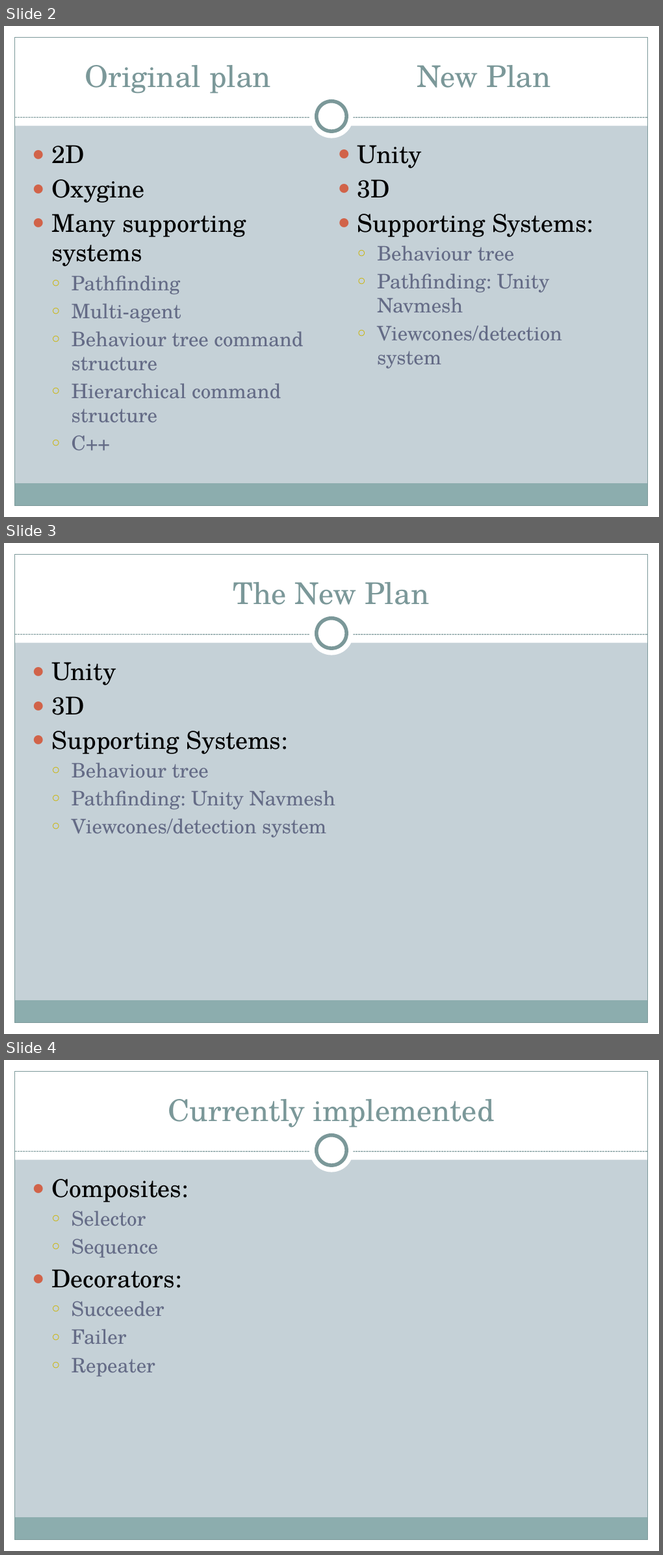
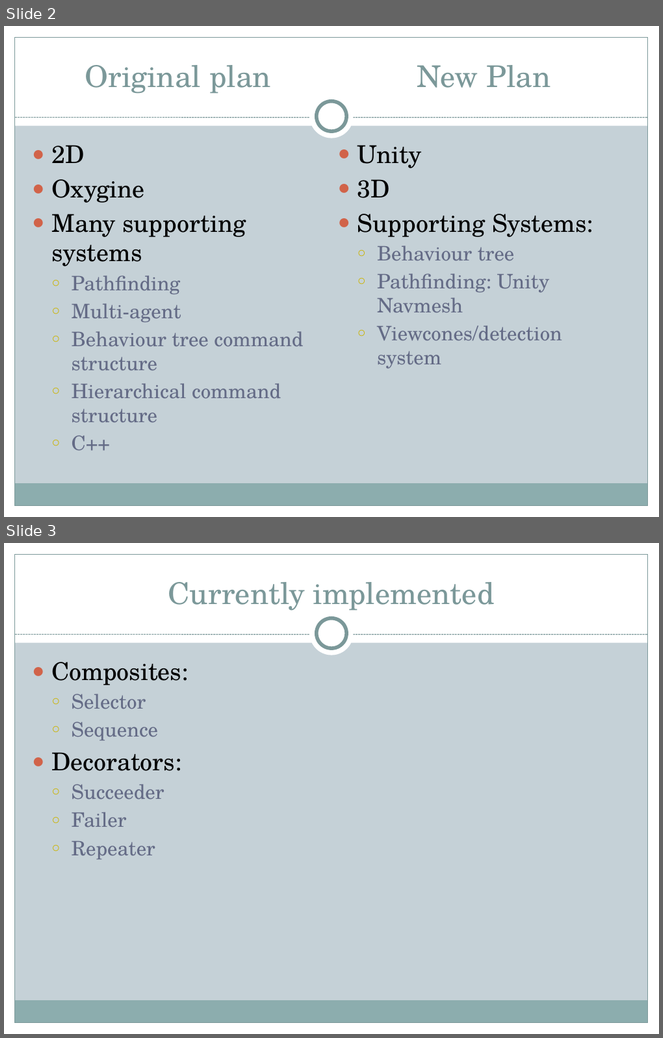
Before and after one commit to CJace33/Final-Project, a slide deck: Paperwork/Guard AI.pptx. Shown one above the other, each under a label of ours: slides 2, 3 and 4 before the commit, slides 2 and 3 after it. The pictures are 663x1555 and 663x1038 pixels, drawn with LibreOffice and Linux fonts; fonts in the diff are those of the drawing. Boxes give left, top, right and bottom in pixels: in the first picture for what was removed or moved away, otherwise in the second. Text is boxed around its words. In the diff, an @@ line names an element or a change of style, - is before the commit and + after.

Commit message:
Updated Presentation

```diff
--- a/Paperwork/Guard AI.pptx
+++ b/Paperwork/Guard AI.pptx
@@ slide 3 removed at box(4, 543, 659, 1034), background #C5D1D7; not listed: 9 template elements that a slide beside it also shows @@
@@ title removed at box(233, 582, 429, 605) @@
-The New Plan
@@ text removed at box(51, 662, 336, 837) @@
-● Unity
-● 3D
-● Supporting Systems:
-  ○ Behaviour tree
-  ○ Pathfinding: Unity Navmesh
-  ○ Viewcones/detection system
@@ what was slide 4 is now slide 3 @@
```
Also in this commit, not shown: 1 slide changed, 1 slide added, 1 other file.
